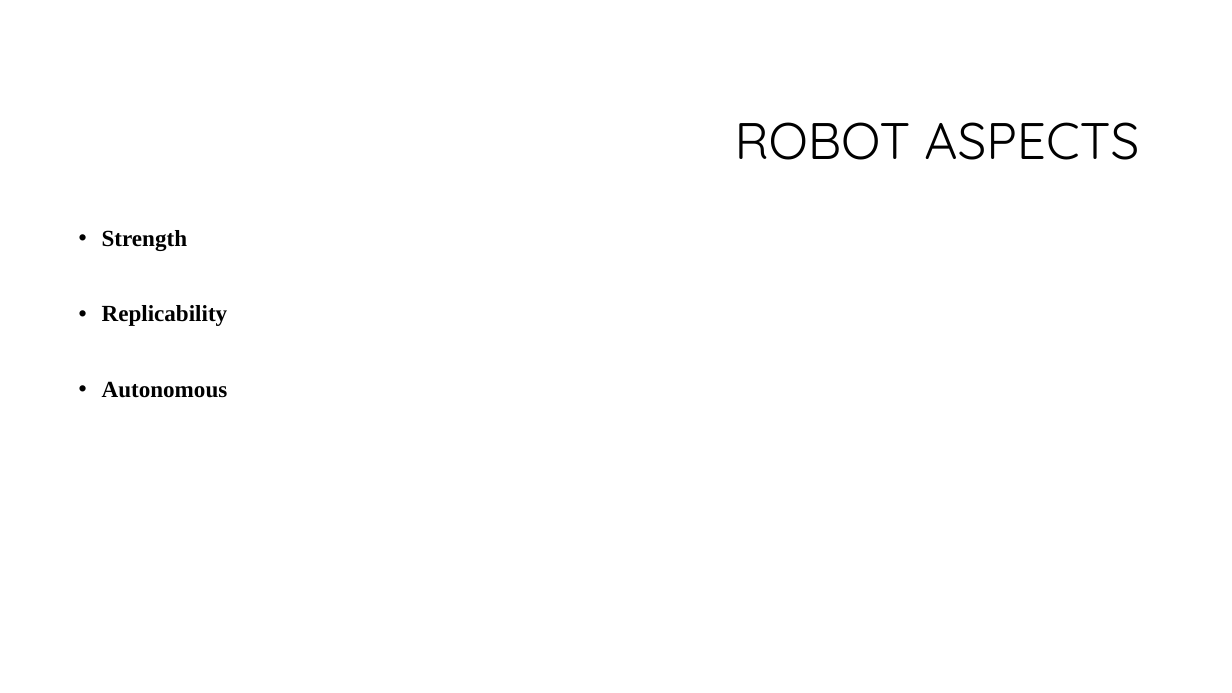
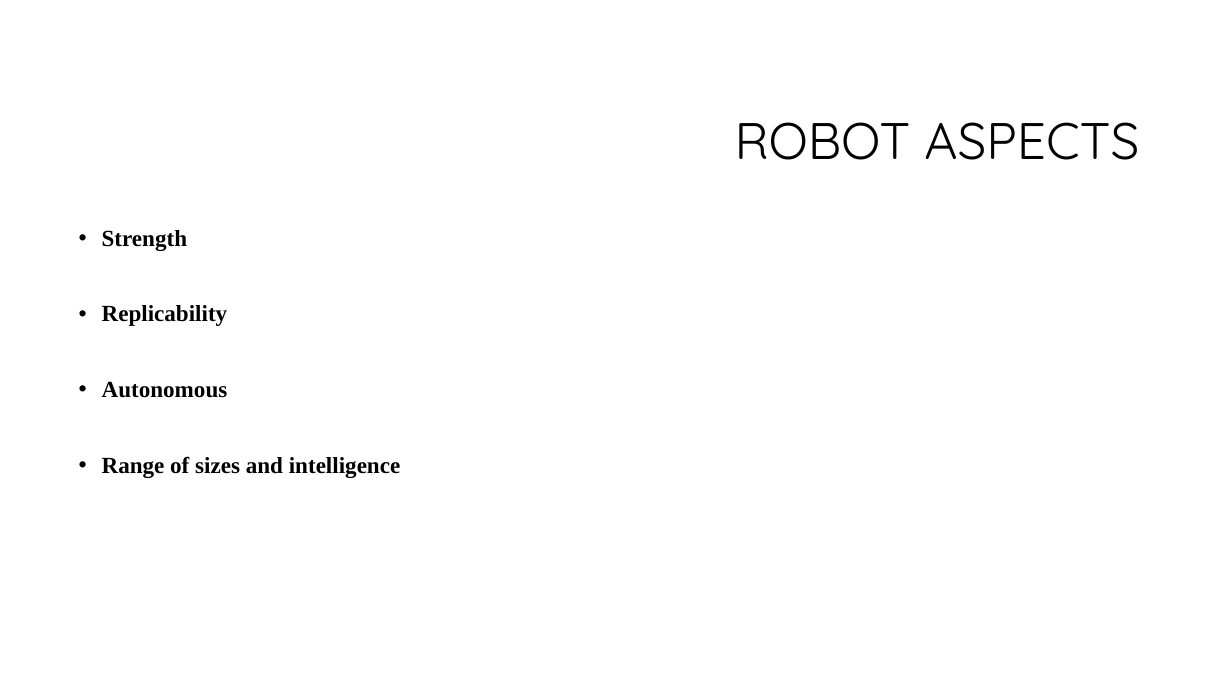
Before and after one commit to khalilAlsulaimani/Computers-And-Society-Project, a slide deck: slide 4 of Research Presntation.pptx. Drawn at 1232x693 pixels with LibreOffice and Linux fonts; fonts in the diff are those of the drawing; background and template pictures are left out. Boxes give left, top, right and bottom in pixels: in the first picture for what was removed or moved away, otherwise in the second. Text is boxed around its words. In the diff, an @@ line names an element or a change of style, - is before the commit and + after.

Commit message:
updated the robot aspects and where to draw the line slides

```diff
--- a/Research Presntation.pptx
+++ b/Research Presntation.pptx
@@ text at (102, 456, 400, 478): paragraph added @@
+• Range of sizes and intelligence
```
Also in this commit, not shown: 2 other slides changed.
